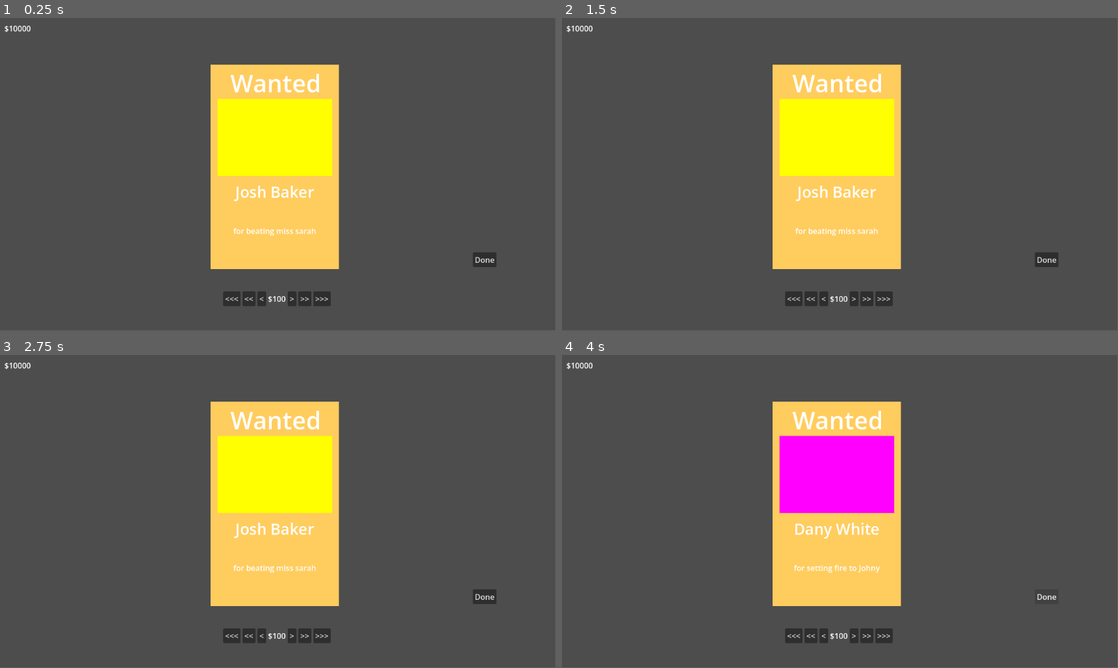
Above: before the commit, frames 1-4 (two rows, left to right).
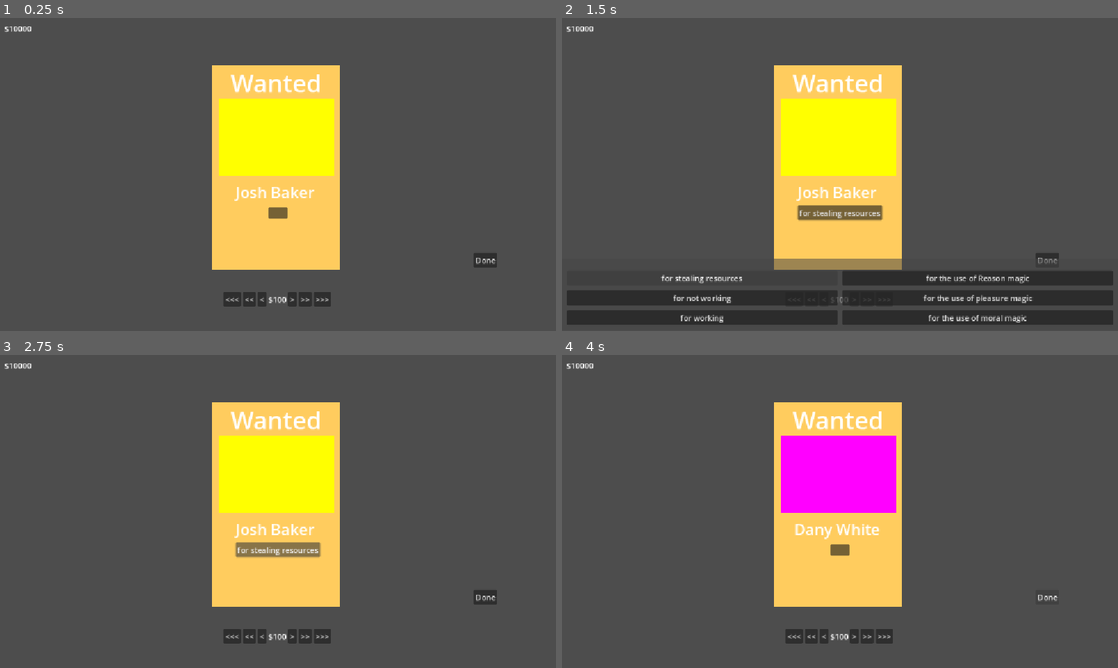
Above: after the commit, the same moments.

Repository: bennythegamer23/Godot-wild-jam-93
Game: Godot game, scene res://scenes/Main/main.tscn
The game is run twice, just before and just after one commit, with the same random seed, the same clock (stepped at 60 frames per second) and the same inputs.
Inputs (mouse positions are in pixels of both pictures, inside the frame that each line leads up to):
- Up to frame 1 (0.25 s): no input
- Up to frame 2 (1.5 s): click (840, 212) at 0.52 s; click (701, 277) at 1.25 s, where only the run after the commit has a clickable "for stealing resources"
- Up to frame 3 (2.75 s): click (278, 549) at 2 s, where only the run after the commit has a clickable "for stealing resources"
- Up to frame 4 (4 s): click "Done" at 2.75 s; click "Done" at 3.5 s
In our replay, the window is 799x449 before the commit and 800x450 after it. These sizes can differ from the game's own. Grey fills any space a smaller window leaves; there, only what the larger window draws over its background counts as a difference.

The runs differ from the first frame. In frame 1, 1.6% of the frame differs, in the area x 0-90%, y 2-92%; in frame 2, 13%, in the area x 0-100%, y 2-98%; in frame 3, 2.3%; in frame 4, 1.7%.

Commit message:
made poster select reason

Diff:
--- a/GodotWildJam93/Globals/GlobalVars.gd
+++ b/GodotWildJam93/Globals/GlobalVars.gd
@@ -1,3 +1,4 @@
 extends Node
 
 var money_in_vault: int = 10000
+var current_real_bounty: int
--- a/GodotWildJam93/project.godot
+++ b/GodotWildJam93/project.godot
@@ -20,6 +20,11 @@
 SignalHub="*uid://dykqpa0e8uduq"
 GlobalVars="*uid://d4f1hogl8b5jw"
 
+[display]
+
+window/stretch/mode="canvas_items"
+window/stretch/aspect="expand"
+
 [physics]
 
 3d/physics_engine="Jolt Physics"
--- a/GodotWildJam93/reason_generator.gd
+++ b/GodotWildJam93/reason_generator.gd
@@ -1,16 +1,51 @@
 extends Control
 
-@export var Discription: Array[String]
-@export var Blank1: Array[String]
-@onready var label: Label = $Label
+@export var Discription: Dictionary[int, String]
+@export var Blank1: Dictionary[int, String]
+@onready var label: Button = $Label
+@onready var menu_select: Control = $MenuSelect
 
 func _ready() -> void:
 	SignalHub.Bounty_palced.connect(on_done_clicked)
-	Blank1.shuffle()
-	Discription.shuffle()
-	label.text = str(Discription.get(0)) + " " + str(Blank1.get(0))
 
 func on_done_clicked(bounty: int, Picture: int, name: String):
-	Blank1.shuffle()
-	Discription.shuffle()
-	label.text = str(Discription.get(0)) + " " + str(Blank1.get(0))
+	label.text = ""
+
+
+func get_real_Bounty(dis: int, name: int):
+	var Current_bounty: int
+	if dis == 1:
+		Current_bounty = 500
+	if dis == 2:
+		Current_bounty = 200
+	if dis == 3:
+		Current_bounty = 600
+	if dis == 4:
+		Current_bounty = 100
+	if dis == 5:
+		Current_bounty = 400
+
+func _on_stealing_pressed() -> void:
+	label.text = "for stealing resources"
+
+func _on_not_working_pressed() -> void:
+	label.text = "for not working"
+
+func _on_working_pressed() -> void:
+	label.text = "for working"
+
+func _on_reason_magic_pressed() -> void:
+	label.text = "for the use of Reason magic"
+
+func _on_pleasure_magic_pressed() -> void:
+	label.text = "for the use of pleasure magic"
+
+func _on_moral_magic_pressed() -> void:
+	label.text = "for the use of moral magic"
+
+
+func _on_label_pressed() -> void:
+	if menu_select.visible == false:
+		menu_select.visible = true
+	elif menu_select.visible == true:
+		menu_select.visible = false
--- a/GodotWildJam93/scenes/Poster/poster.tscn
+++ b/GodotWildJam93/scenes/Poster/poster.tscn
@@ -14,7 +14,7 @@
 
 [node name="MeshInstance2D" type="MeshInstance2D" parent="." unique_id=1729160514]
 modulate = Color(0.99884933, 0.79973674, 0.37079287, 1)
-position = Vector2(570.25, 309.25)
+position = Vector2(572.25, 309.25)
 scale = Vector2(266.49997, 424.49997)
 mesh = SubResource("BoxMesh_0q7xs")
 
@@ -32,10 +32,11 @@
 Picture = NodePath("../Picture")
 
 [node name="Reason_Generator" parent="." unique_id=1365243327 instance=ExtResource("3_3kg2u")]
-offset_left = 437.0
-offset_top = 359.0
-offset_right = 703.0
-offset_bottom = 523.0
+offset_top = -3.0
+offset_right = 1152.0
+offset_bottom = 646.0
+Discription = Dictionary[int, String]({})
+Blank1 = Dictionary[int, String]({})
 
 [node name="Label" type="Label" parent="." unique_id=835856206]
 offset_left = 478.0
@@ -46,4 +47,4 @@
 label_settings = SubResource("LabelSettings_3kg2u")
 
 [node name="Picture" parent="." unique_id=121541807 instance=ExtResource("4_scugu")]
-position = Vector2(570, 248)
+position = Vector2(572.24994, 248)
--- a/GodotWildJam93/scenes/utilitys/reason_generator.tscn
+++ b/GodotWildJam93/scenes/utilitys/reason_generator.tscn
@@ -9,11 +9,22 @@
 anchor_bottom = 1.0
 grow_horizontal = 2
 grow_vertical = 2
+mouse_filter = 2
 script = ExtResource("1_vcoku")
-Discription = Array[String](["for the murder of", "for stealing from", "for Kidnaping", "for beating", "for setting fire to"])
-Blank1 = ["Timmy jr", "The town dog", "old willy", "Johny", "Young Silly", "town cat", "miss sarah", "pleto"]
+Discription = Dictionary[int, String]({
+1: "for murdering ",
+2: "for stealing from",
+3: "for kidnapping",
+4: "for beating up",
+5: "for setting fire to"
+})
+Blank1 = Dictionary[int, String]({
+1: "sir williams",
+2: "poor man jack",
+3: "a Globlin"
+})
 
-[node name="Label" type="Label" parent="." unique_id=451539109]
+[node name="Label" type="Button" parent="." unique_id=246251018]
 layout_mode = 1
 anchors_preset = 8
 anchor_left = 0.5
@@ -21,8 +32,90 @@
 anchor_right = 0.5
 anchor_bottom = 0.5
 offset_left = -20.0
-offset_top = -11.5
+offset_top = 70.0
 offset_right = 20.0
-offset_bottom = 11.5
+offset_bottom = 93.0
 grow_horizontal = 2
 grow_vertical = 2
+
+[node name="MenuSelect" type="Control" parent="." unique_id=1262270821]
+visible = false
+layout_mode = 1
+anchors_preset = 15
+anchor_right = 1.0
+anchor_bottom = 1.0
+grow_horizontal = 2
+grow_vertical = 2
+mouse_filter = 2
+
+[node name="ColorRect" type="ColorRect" parent="MenuSelect" unique_id=192006148]
+layout_mode = 0
+offset_top = 501.0
+offset_right = 1152.0
+offset_bottom = 648.0
+mouse_filter = 2
+color = Color(0.27387273, 0.27387273, 0.27387273, 0.5294118)
+
+[node name="MarginContainer" type="MarginContainer" parent="MenuSelect" unique_id=1182959781]
+layout_mode = 1
+anchors_preset = 12
+anchor_top = 1.0
+anchor_right = 1.0
+anchor_bottom = 1.0
+offset_top = -133.0
+grow_horizontal = 2
+grow_vertical = 0
+mouse_filter = 2
+theme_override_constants/margin_left = 10
+theme_override_constants/margin_top = 10
+theme_override_constants/margin_right = 10
+theme_override_constants/margin_bottom = 10
+
+[node name="HBoxContainer" type="HBoxContainer" parent="MenuSelect/MarginContainer" unique_id=141813862]
+layout_mode = 2
+mouse_filter = 2
+theme_override_constants/separation = 10
+
+[node name="VBoxContainer" type="VBoxContainer" parent="MenuSelect/MarginContainer/HBoxContainer" unique_id=907987277]
+layout_mode = 2
+size_flags_horizontal = 3
+mouse_filter = 2
+theme_override_constants/separation = 10
+
+[node name="stealing" type="Button" parent="MenuSelect/MarginContainer/HBoxContainer/VBoxContainer" unique_id=192345118]
+layout_mode = 2
+text = "for stealing resources"
+
+[node name="notWorking" type="Button" parent="MenuSelect/MarginContainer/HBoxContainer/VBoxContainer" unique_id=535423436]
+layout_mode = 2
+text = "for not working"
+
+[node name="Working" type="Button" parent="MenuSelect/MarginContainer/HBoxContainer/VBoxContainer" unique_id=1006304321]
+layout_mode = 2
+text = "for working"
+
+[node name="VBoxContainer2" type="VBoxContainer" parent="MenuSelect/MarginContainer/HBoxContainer" unique_id=808591293]
+layout_mode = 2
+size_flags_horizontal = 3
+mouse_filter = 2
+theme_override_constants/separation = 10
+
+[node name="reasonMagic" type="Button" parent="MenuSelect/MarginContainer/HBoxContainer/VBoxContainer2" unique_id=1197186344]
+layout_mode = 2
+text = "for the use of Reason magic"
+
+[node name="PleasureMagic" type="Button" parent="MenuSelect/MarginContainer/HBoxContainer/VBoxContainer2" unique_id=1697180914]
+layout_mode = 2
+text = "for the use of pleasure magic"
+
+[node name="MoralMagic" type="Button" parent="MenuSelect/MarginContainer/HBoxContainer/VBoxContainer2" unique_id=240668337]
+layout_mode = 2
+text = "for the use of moral magic"
+
+[connection signal="pressed" from="Label" to="." method="_on_label_pressed"]
+[connection signal="pressed" from="MenuSelect/MarginContainer/HBoxContainer/VBoxContainer/stealing" to="." method="_on_stealing_pressed"]
+[connection signal="pressed" from="MenuSelect/MarginContainer/HBoxContainer/VBoxContainer/notWorking" to="." method="_on_not_working_pressed"]
+[connection signal="pressed" from="MenuSelect/MarginContainer/HBoxContainer/VBoxContainer/Working" to="." method="_on_working_pressed"]
+[connection signal="pressed" from="MenuSelect/MarginContainer/HBoxContainer/VBoxContainer2/reasonMagic" to="." method="_on_reason_magic_pressed"]
+[connection signal="pressed" from="MenuSelect/MarginContainer/HBoxContainer/VBoxContainer2/PleasureMagic" to="." method="_on_pleasure_magic_pressed"]
+[connection signal="pressed" from="MenuSelect/MarginContainer/HBoxContainer/VBoxContainer2/MoralMagic" to="." method="_on_moral_magic_pressed"]
